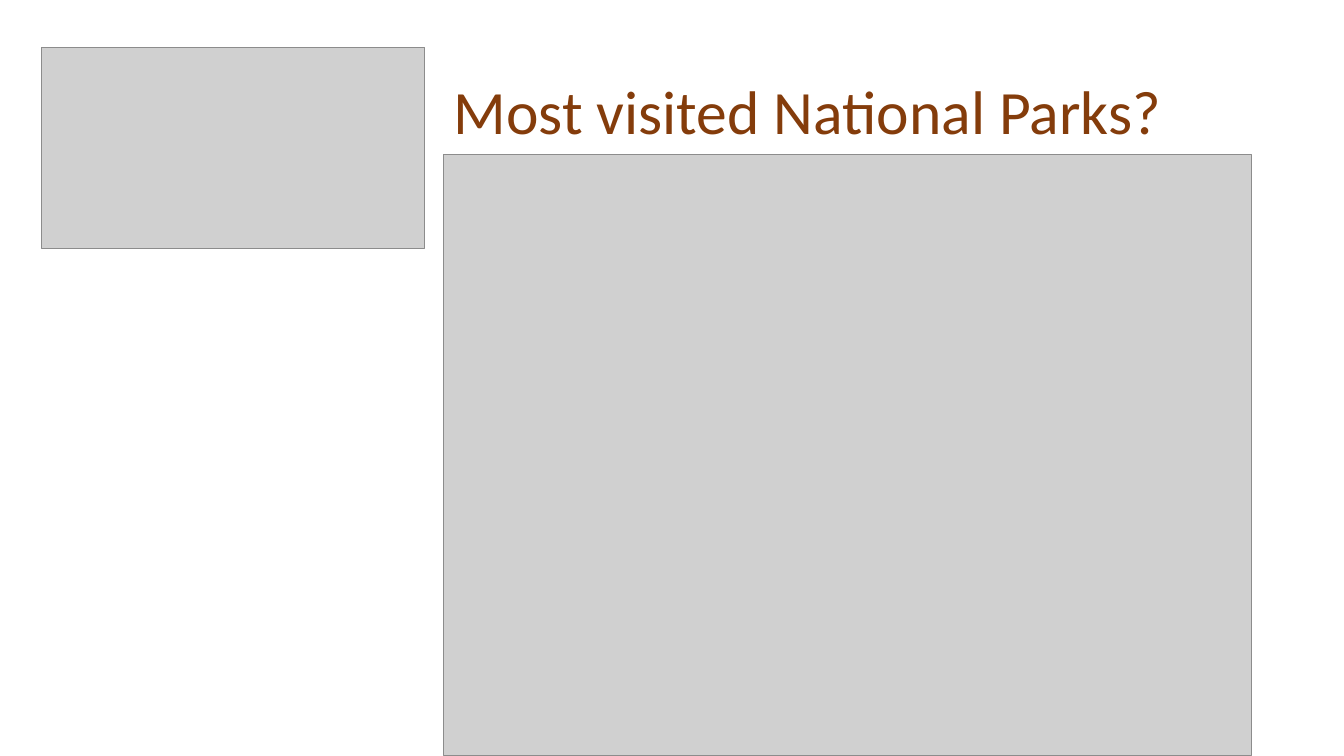
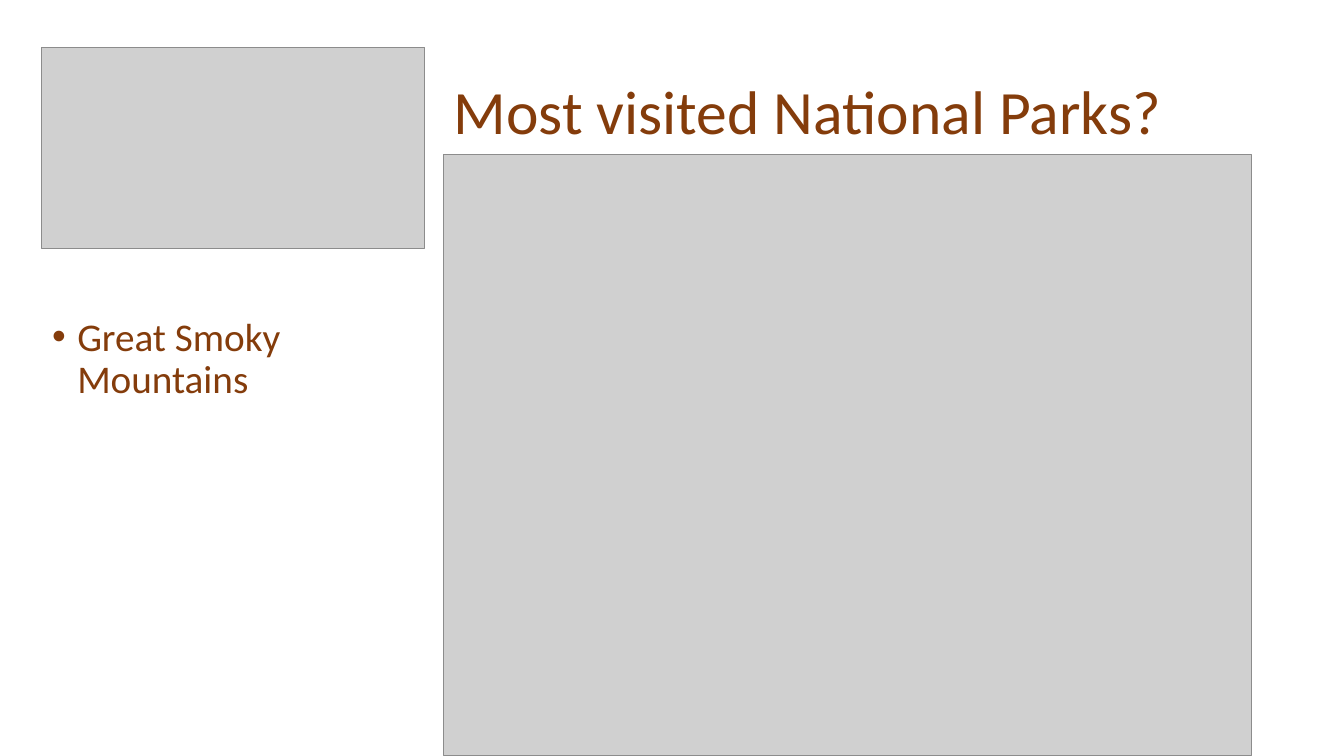
Before and after one commit to JessicaRBailey/Group_CA, a slide deck: slide 3 of What_Makes_A_National_Park_Popular.pptx. Drawn at 1344x756 pixels with LibreOffice and Linux fonts; fonts in the diff are those of the drawing; grey boxes stand for pictures. Boxes give left, top, right and bottom in pixels: in the first picture for what was removed or moved away, otherwise in the second. Text is boxed around its words. In the diff, an @@ line names an element or a change of style, - is before the commit and + after.

Commit message:
updated pptx

```diff
--- a/What_Makes_A_National_Park_Popular.pptx
+++ b/What_Makes_A_National_Park_Popular.pptx
@@ text added at (77,323,280,394), 28 pt, text #843C0B @@
+• Great Smoky Mountains
```
